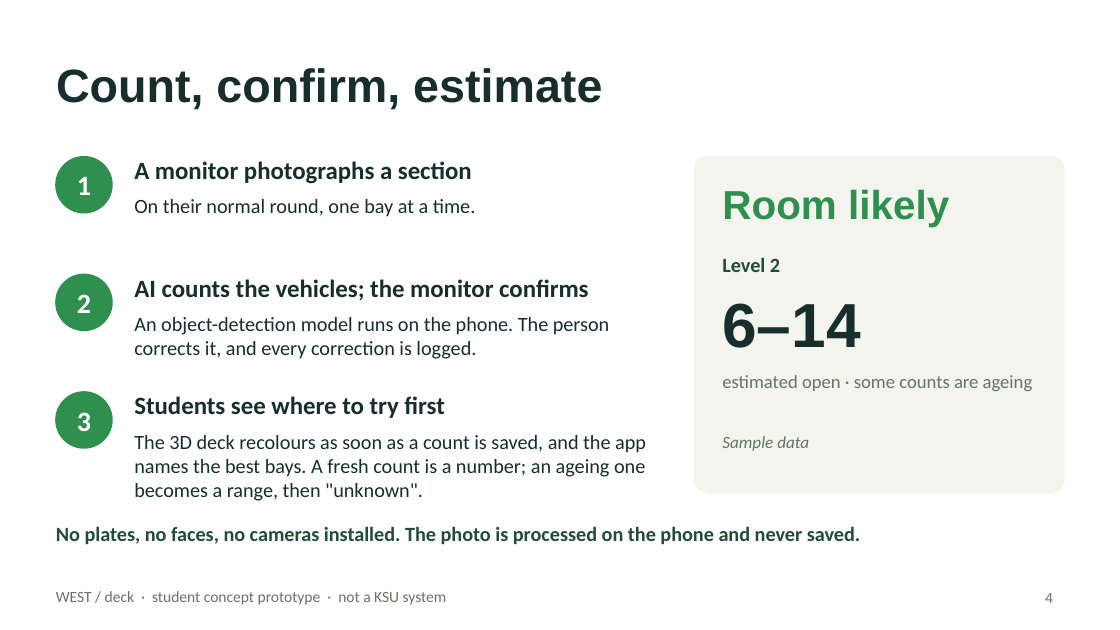
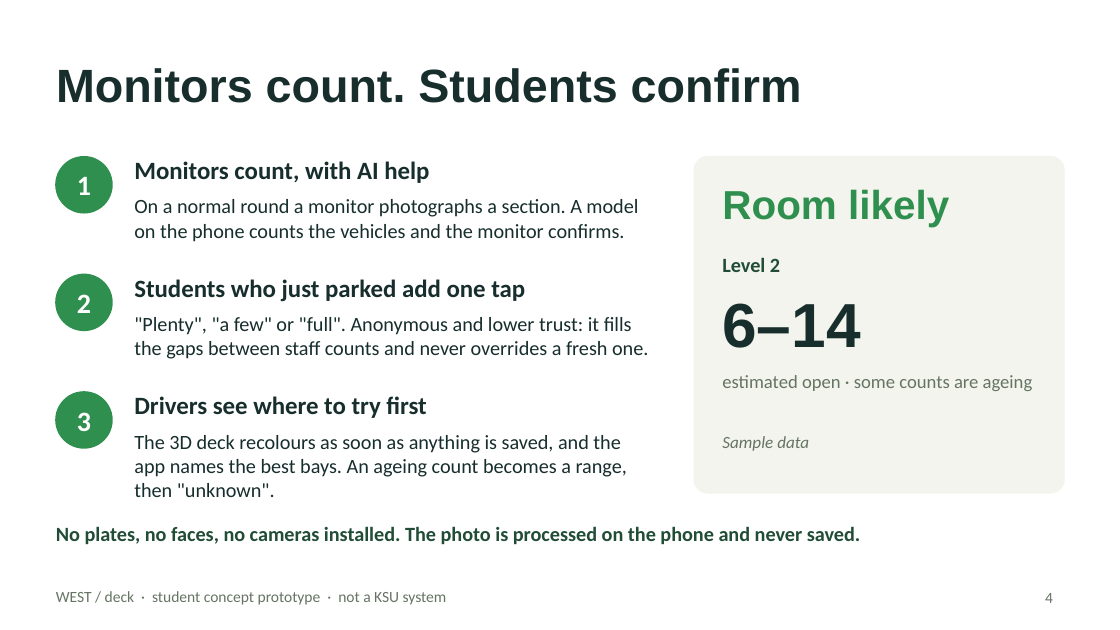
Before and after one commit to boots59/park.ai, a slide deck: slide 4 of submission/WEST-deck-pitch-DRAFT.pptx. Drawn at 1120x630 pixels with LibreOffice and Linux fonts; fonts in the diff are those of the drawing. Boxes give left, top, right and bottom in pixels: in the first picture for what was removed or moved away, otherwise in the second. Text is boxed around its words. In the diff, an @@ line names an element or a change of style, - is before the commit and + after.

```diff
--- a/submission/WEST-deck-pitch-DRAFT.pptx
+++ b/submission/WEST-deck-pitch-DRAFT.pptx
@@ title at (56, 68, 802, 103): text changed @@
-Count, confirm, estimate
+Monitors count. Students confirm
@@ text at (134, 161, 429, 183): text changed @@
-A monitor photographs a section
+Monitors count, with AI help
@@ text at (134, 199, 638, 242): text changed @@
-On their normal round, one bay at a time.
+On a normal round a monitor photographs a section. A model on the phone counts the vehicles and the monitor confirms.
@@ text at (134, 279, 525, 302): text changed @@
-AI counts the vehicles; the monitor confirms
+Students who just parked add one tap
@@ text at (134, 317, 648, 359): text changed @@
-An object-detection model runs on the phone. The person corrects it, and every correction is logged.
+"Plenty", "a few" or "full". Anonymous and lower trust: it fills the gaps between staff counts and never overrides a fresh one.
@@ text at (134, 396, 426, 418): text changed @@
-Students see where to try first
+Drivers see where to try first
@@ text at (134, 435, 627, 497): text changed @@
-The 3D deck recolours as soon as a count is saved, and the app names the best bays. A fresh count is a number; an ageing one becomes a range, then "unknown".
+The 3D deck recolours as soon as anything is saved, and the app names the best bays. An ageing count becomes a range, then "unknown".
```
Also in this commit, not shown: 1 other slide changed, 1 other file.
